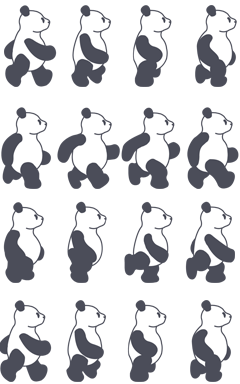
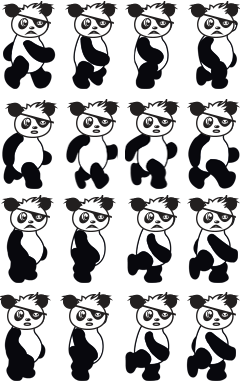
Two versions of the same layered image (240 × 384). Layer-by-layer changes:
added layer "Vector Smart Object copy 5" (1st of 4) above "Vector Smart Object copy 5" over [187, 195, 240, 232]
added layer "Vector Smart Object copy 5" (2nd of 4) above "Vector Smart Object copy 5" over [128, 195, 181, 232]
added layer "Vector Smart Object copy 5" (3rd of 4) above "Vector Smart Object copy 5" over [63, 195, 116, 232]
added layer "Vector Smart Object copy 5" (4th of 4) above "Vector Smart Object copy 9" over [1, 195, 54, 232]
added layer "Vector Smart Object copy 9" (1st of 4) above "Vector Smart Object copy 9" over [187, 292, 240, 330]
added layer "Vector Smart Object copy 9" (2nd of 4) above "Vector Smart Object copy 9" over [127, 292, 180, 330]
added layer "Vector Smart Object copy 9" (3rd of 4) above "Vector Smart Object copy 9" over [60, 292, 113, 330]
added layer "Vector Smart Object copy 9" (4th of 4) above "Vector Smart Object copy 8" over [0, 292, 51, 330]
added layer "Vector Smart Object copy 8" above "Vector Smart Object copy 7" over [187, 99, 240, 137]
added layer "Vector Smart Object copy 7" above "Vector Smart Object copy 4" over [127, 99, 180, 137]
added layer "Vector Smart Object copy 4" above "Vector Smart Object" over [67, 99, 120, 137]
added layer "Vector Smart Object" (1st of 2) above "Vector Smart Object copy 3" over [5, 100, 58, 138]
added layer "Vector Smart Object copy 2" above "Vector Smart Object copy" over [125, 1, 178, 38]
added layer "Vector Smart Object copy" above "Vector Smart Object" over [65, 1, 118, 38]
added layer "Vector Smart Object" (2nd of 2) above "Layer 5 copy 3" over [2, 1, 55, 38]
painted on "Layer 5 copy 3" over [0, 299, 236, 382]
painted on "Layer 5 copy 2" over [3, 201, 238, 283]
painted on "Layer 5 copy" over [1, 107, 240, 189]
added layer "Layer 5 copy 4" above "Layer 5" over [3, 7, 56, 89]
painted on "Layer 5" over [4, 5, 238, 89]
…and 1 more changes (1 added)
